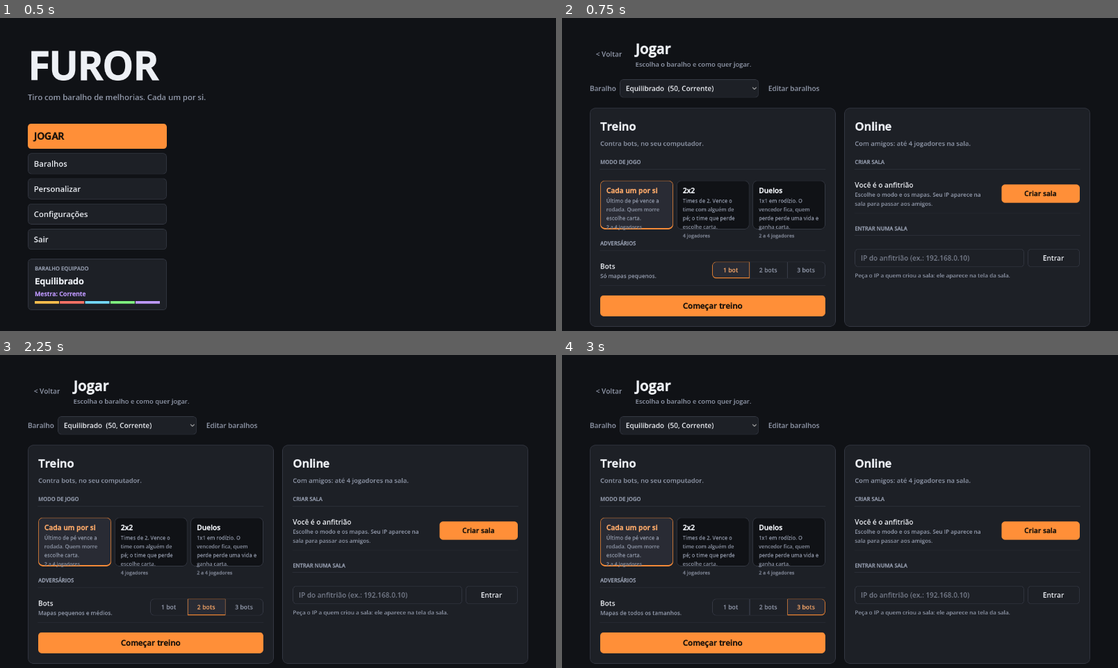
Above: before the commit, frames 1-4 (two rows, left to right).
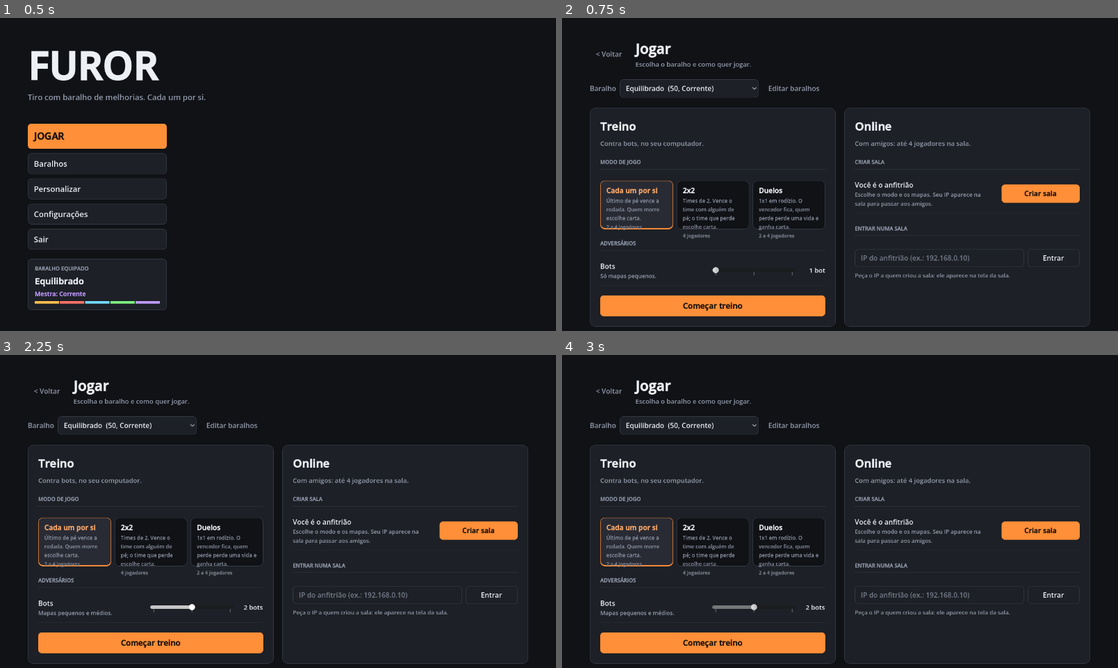
Above: after the commit, the same moments.

Repository: PedroRomeu/furor-prototipo
Game: Godot game, scene res://scenes/main_menu.tscn
Same seed, same stepped clock (60 frames per second), same inputs: the game is played once before the commit and once after it.
Inputs (mouse positions are in pixels of both pictures, inside the frame that each line leads up to):
- Up to frame 1 (0.5 s): no input
- Up to frame 2 (0.75 s): click "JOGAR" at 0.5 s
- Up to frame 3 (2.25 s): click (166, 608) at 1.25 s, where only the run before the commit has a clickable "1 bot"; click (205, 608) at 2 s, where only the run before the commit has a clickable "2 bots"
- Up to frame 4 (3 s): click (806, 608) at 2.75 s, where only the run before the commit has a clickable "3 bots"

Frame 1 is identical in both runs. In frame 2, 0.2% of the frame differs, in the area x 27-48%, y 77-84%; in frame 3, 0.3%; in frame 4, 0.3%, in the area x 10-48%, y 77-84%.

Commit message:
Fix slow-aim turning, bots slider, scrollable master picker
- Canhao Arcano and Foguete: the mouse target stays within 75 degrees of the
  aim, so dragging right never turns the other way
- Training: bot count is a 1-3 slider
- Deck editor: master card picker scrolls and filters by group

Diff:
--- a/scripts/player.gd
+++ b/scripts/player.gd
@@ -514,6 +514,7 @@
 const BEAM_REHIT := 0.6
 const BEAM_SHIELD_PUSH := 0.5
 const BEAM_TURN := deg_to_rad(30.0)
+const SLOW_AIM_LEAD := deg_to_rad(75.0)   # Canhão e Foguete: quanto o alvo do mouse pode ir à frente
 const BEAM_COLOR := Color(0.78, 0.5, 1.0)
 var beam_charge := 0.0     # carregando (todas as máquinas, para o visual)
 var beam_timer := 0.0      # raio ligado
@@ -1228,13 +1229,22 @@
 			sens *= camera.fov / BASE_FOV   # com zoom, o mouse anda na mesma proporção
 		if beam_timer > 0.0 or ride_timer > 0.0:
 			# Canhão Arcano e Foguete: o mouse move o alvo; a mira vai atrás devagar (_process).
-			beam_aim.x = wrapf(beam_aim.x - motion.relative.x * sens, -PI, PI)
-			beam_aim.y = clampf(beam_aim.y - motion.relative.y * sens, -1.5, 1.5)
+			slow_aim_input(motion.relative * sens)
 			return
 		look_yaw = wrapf(look_yaw - motion.relative.x * sens, -PI, PI)
 		head.rotate_x(-motion.relative.y * sens)
 		head.rotation.x = clampf(head.rotation.x, -1.5, 1.5)
 		sway = (sway - motion.relative * 0.0004).limit_length(0.05)
+
+
+## Mira lenta (Canhão Arcano e Foguete): o mouse move o alvo (beam_aim), que fica no
+## máximo SLOW_AIM_LEAD à frente da mira: arrastando muito, ele passava de meia volta e a
+## mira ia pelo lado mais curto, ao contrário do mouse (relato do usuário, 2026-10-06).
+func slow_aim_input(rel: Vector2) -> void:
+	var lead := clampf(angle_difference(look_yaw, beam_aim.x) - rel.x, -SLOW_AIM_LEAD, SLOW_AIM_LEAD)
+	beam_aim.x = wrapf(look_yaw + lead, -PI, PI)
+	var pitch_limit := 1.5 if beam_timer > 0.0 else RIDE_PITCH
+	beam_aim.y = clampf(beam_aim.y - rel.y, -pitch_limit, pitch_limit)
 
 
 func _read_local_input() -> void:
--- a/scripts/ui/deck_editor.gd
+++ b/scripts/ui/deck_editor.gd
@@ -43,6 +43,7 @@
 var only_deck: CheckButton
 var empty_grid: Label
 var picker: Control   # escolha da carta mestra (por cima de tudo)
+var picker_group := FILTER_ALL   # grupo mostrado na escolha da mestra
 var side_panel: PanelContainer
 
 
@@ -557,21 +558,50 @@
 	var close := Ui.flat(Ui.button("Fechar", func(): picker.visible = false))
 	close.size_flags_vertical = Control.SIZE_SHRINK_BEGIN
 	head.add_child(close)
+	# Grupos em abas (como na coleção) e a grade rolando: as mestras não cabem numa tela.
+	var cats: Array = [FILTER_ALL] + CardDB.CATEGORY_COLORS.keys()
+	var colors: Array = [Ui.ACCENT] + CardDB.CATEGORY_COLORS.values()
+	col.add_child(Ui.tabs(cats, 0, func(i):
+		picker_group = cats[i]
+		_fill_picker(), colors))
+	var options_scroll := ScrollContainer.new()
+	options_scroll.name = "OptionsScroll"
+	options_scroll.horizontal_scroll_mode = ScrollContainer.SCROLL_MODE_DISABLED
+	Ui.thin_scrollbar(options_scroll)
+	col.add_child(options_scroll)
 	var options := GridContainer.new()
 	options.name = "Options"
 	options.columns = 3
 	options.add_theme_constant_override("h_separation", 12)
 	options.add_theme_constant_override("v_separation", 12)
-	col.add_child(options)
+	options_scroll.add_child(options)
 
 
 func _open_picker() -> void:
+	picker.visible = true
+	_fill_picker()
+
+
+## Mestras do grupo escolhido, na ordem dos grupos; a área rola acima de ~70% da tela.
+func _fill_picker() -> void:
 	var options: GridContainer = picker.find_child("Options", true, false)
 	for c in options.get_children():
+		options.remove_child(c)
 		c.queue_free()
-	for id in CardDB.master_ids():
+	var cats: Array = CardDB.CATEGORY_COLORS.keys()
+	var ids: Array = CardDB.master_ids().filter(func(id):
+		return picker_group == FILTER_ALL or CardDB.CARDS[id]["cat"] == picker_group)
+	ids.sort_custom(func(a, b):
+		return cats.find(CardDB.CARDS[a]["cat"]) < cats.find(CardDB.CARDS[b]["cat"]))
+	for id in ids:
 		options.add_child(_master_option(id))
-	picker.visible = true
+	var options_scroll: ScrollContainer = picker.find_child("OptionsScroll", true, false)
+	# Largura fixa de 3 cartas mais a barra (não pula ao trocar de grupo); altura medida
+	# depois de as descrições quebrarem a linha.
+	options_scroll.custom_minimum_size.x = 3 * 250 + 2 * 12 + 14
+	options_scroll.scroll_vertical = 0
+	await get_tree().process_frame
+	options_scroll.custom_minimum_size.y = minf(options.get_combined_minimum_size().y, size.y * 0.7 - 120.0)
 
 
 func _master_option(id: String) -> Control:
--- a/scripts/ui/main_menu.gd
+++ b/scripts/ui/main_menu.gd
@@ -26,7 +26,8 @@
 var start_button: Button
 var deck_picks: Array = []   # OptionButton do baralho em Jogar e na Sala, sempre iguais
 var solo_modes: ModePicker   # modo do treino
-var solo_bots: Array = []    # botões de 1, 2 e 3 bots
+var solo_bots: HSlider       # quantos bots (1 a 3; slider, pedido do usuário)
+var solo_bots_label: Label
 var bots_hint: Label         # frase da linha dos bots: que tamanhos de mapa saem
 var start_solo: Button
 var lobby_modes: ModePicker  # modo da sala (só o anfitrião mexe)
@@ -176,10 +177,25 @@
 		_refresh_solo())
 	solo.add_child(solo_modes)
 	Ui.section(solo, "ADVERSÁRIOS", null, 14)
-	var bots := Ui.tabs(["1 bot", "2 bots", "3 bots"], bot_count - 1, func(i):
-		bot_count = i + 1
+	# Slider de 1 a 3 com o número ao lado (como os de volume e sensibilidade).
+	var bots := Ui.hbox(12)
+	solo_bots = HSlider.new()
+	solo_bots.min_value = 1
+	solo_bots.max_value = 3
+	solo_bots.step = 1
+	solo_bots.tick_count = 3
+	solo_bots.ticks_on_borders = true
+	solo_bots.value = bot_count
+	solo_bots.size_flags_horizontal = Control.SIZE_EXPAND_FILL
+	solo_bots.size_flags_vertical = Control.SIZE_SHRINK_CENTER
+	bots.add_child(solo_bots)
+	solo_bots_label = Ui.label("", 15, Ui.TEXT)
+	solo_bots_label.custom_minimum_size.x = 56
+	solo_bots_label.horizontal_alignment = HORIZONTAL_ALIGNMENT_RIGHT
+	bots.add_child(solo_bots_label)
+	solo_bots.value_changed.connect(func(v):
+		bot_count = int(v)
 		_refresh_solo())
-	solo_bots = bots.get_children()
 	bots_hint = Ui.option_row(solo, "Bots", "", bots, 260)
 	solo.add_child(Ui.grow())
 	start_solo = Ui.accent(Ui.button("Começar treino", _play_bots))
@@ -547,8 +563,7 @@
 
 func _set_bots(n: int) -> void:
 	bot_count = n
-	for i in solo_bots.size():
-		solo_bots[i].set_pressed_no_signal(i == n - 1)
+	solo_bots.set_value_no_signal(n)
 
 
 ## Treino: o modo precisa caber no número de bots (2x2 = 3 bots); senão, avisa e trava.
@@ -563,6 +578,7 @@
 		solo_modes.set_note("")
 	start_solo.disabled = reason != ""
 	bots_hint.visible = true
+	solo_bots_label.text = "%d bot%s" % [bot_count, "" if bot_count == 1 else "s"]
 	bots_hint.text = ["Só mapas pequenos.", "Mapas pequenos e médios.", "Mapas de todos os tamanhos."][bot_count - 1]
 
 
--- a/scripts/ui/ui_style.gd
+++ b/scripts/ui/ui_style.gd
@@ -285,6 +285,17 @@
 	box.custom_minimum_size.y = height
 	box.horizontal_scroll_mode = ScrollContainer.SCROLL_MODE_DISABLED
 	box.mouse_filter = Control.MOUSE_FILTER_PASS
+	thin_scrollbar(box)
+	var desc := label(text, size, color)
+	desc.autowrap_mode = TextServer.AUTOWRAP_WORD_SMART
+	desc.size_flags_horizontal = Control.SIZE_EXPAND_FILL
+	desc.mouse_filter = Control.MOUSE_FILTER_IGNORE
+	box.add_child(desc)
+	return box
+
+
+## Barra de rolagem vertical fina e discreta.
+static func thin_scrollbar(box: ScrollContainer) -> void:
 	var bar := box.get_v_scroll_bar()
 	var track := StyleBoxFlat.new()
 	track.bg_color = Color(1, 1, 1, 0.04)
@@ -298,12 +309,6 @@
 		g.bg_color.a = 0.55 if state == "grabber" else 0.85
 		g.set_corner_radius_all(2)
 		bar.add_theme_stylebox_override(state, g)
-	var desc := label(text, size, color)
-	desc.autowrap_mode = TextServer.AUTOWRAP_WORD_SMART
-	desc.size_flags_horizontal = Control.SIZE_EXPAND_FILL
-	desc.mouse_filter = Control.MOUSE_FILTER_IGNORE
-	box.add_child(desc)
-	return box
 
 
 ## Título de seção (letras pequenas) com uma linha fina embaixo; extra vai à direita.
